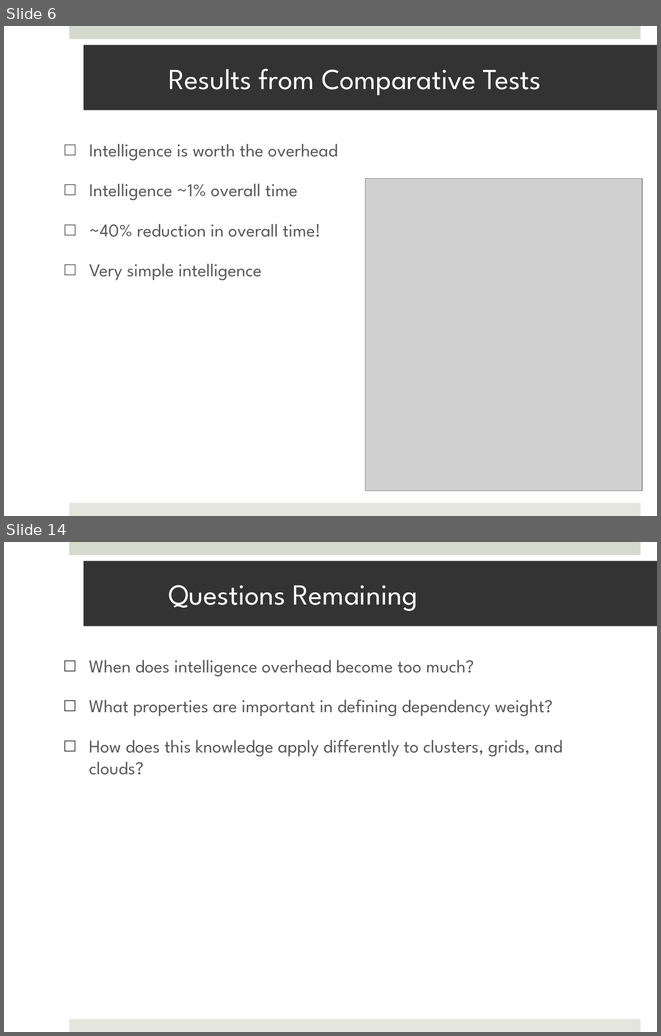
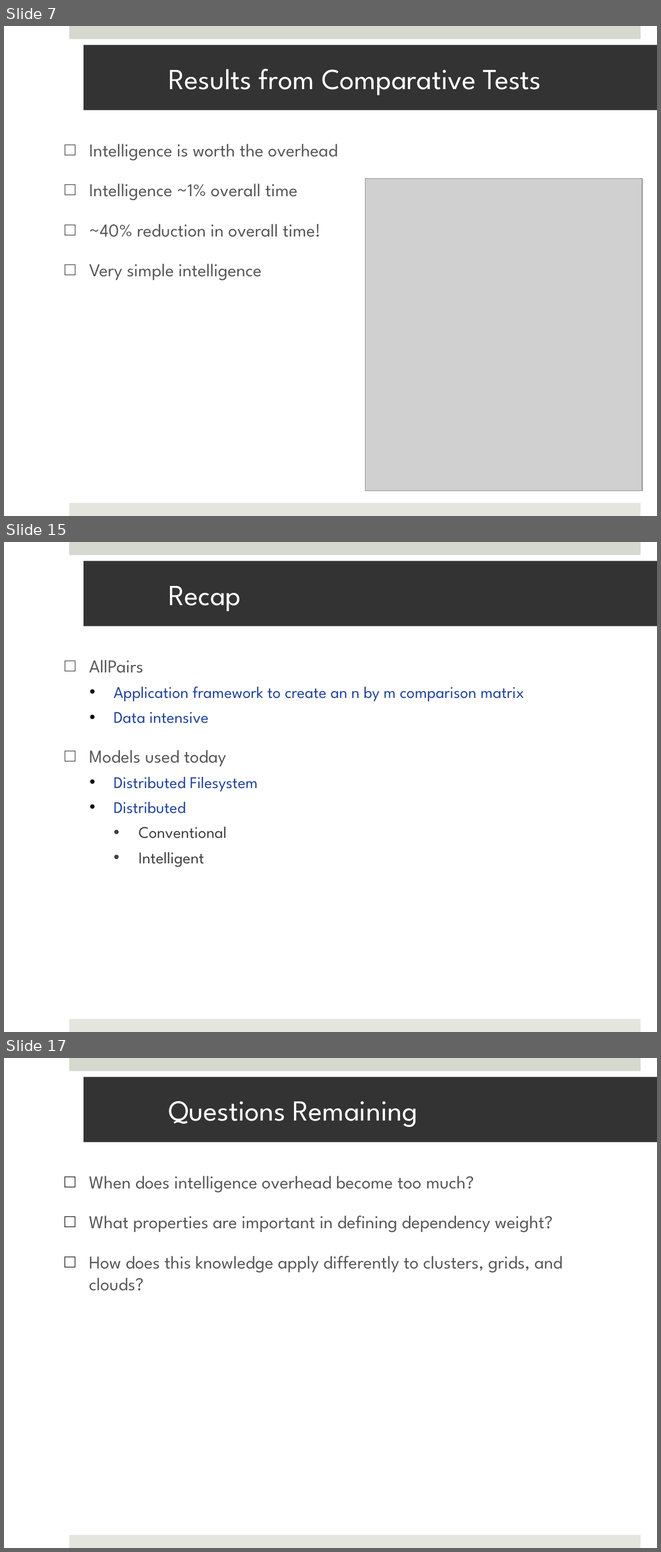
Before and after one commit to saga-project/saga-cpp-legacy-projects, a slide deck: papers/data_intensive/eScience09/RoyalSocietyPresentation.pptx. Shown one above the other, each under a label of ours: slides 6 and 14 before the commit, slides 7, 15 and 17 after it; the slides between them are not shown. The pictures are 661x1036 and 661x1552 pixels, drawn with LibreOffice and Linux fonts; fonts in the diff are those of the drawing; grey boxes stand for pictures; background and template pictures are left out. Boxes give left, top, right and bottom in pixels: in the first picture for what was removed or moved away, otherwise in the second. Text is boxed around its words. In the diff, an @@ line names an element or a change of style, - is before the commit and + after.

```diff
--- a/papers/data_intensive/eScience09/RoyalSocietyPresentation.pptx
+++ b/papers/data_intensive/eScience09/RoyalSocietyPresentation.pptx
@@ slide 15 added at [4, 542, 657, 1032], background #FFFFFF; not listed: 2 template elements that a slide beside it also shows @@
@@ title added at [84, 561, 657, 626], fill #333333, 32 pt, text #FFFFFF @@
+Recap
@@ text added at [89, 660, 524, 867], 18 pt, text #21449B @@
+□ AllPairs
+  • Application framework to create an n by m comparison matrix
+  • Data intensive
+□ Models used today
+  • Distributed Filesystem
+  • Distributed
+    • Conventional
+    • Intelligent
@@ what was slide 6 is now slide 7 @@
@@ what was slide 14 is now slide 17 @@
```
Also in this commit, not shown: 8 slides changed, 4 other slides added, 2 slides removed, 1 other file.
